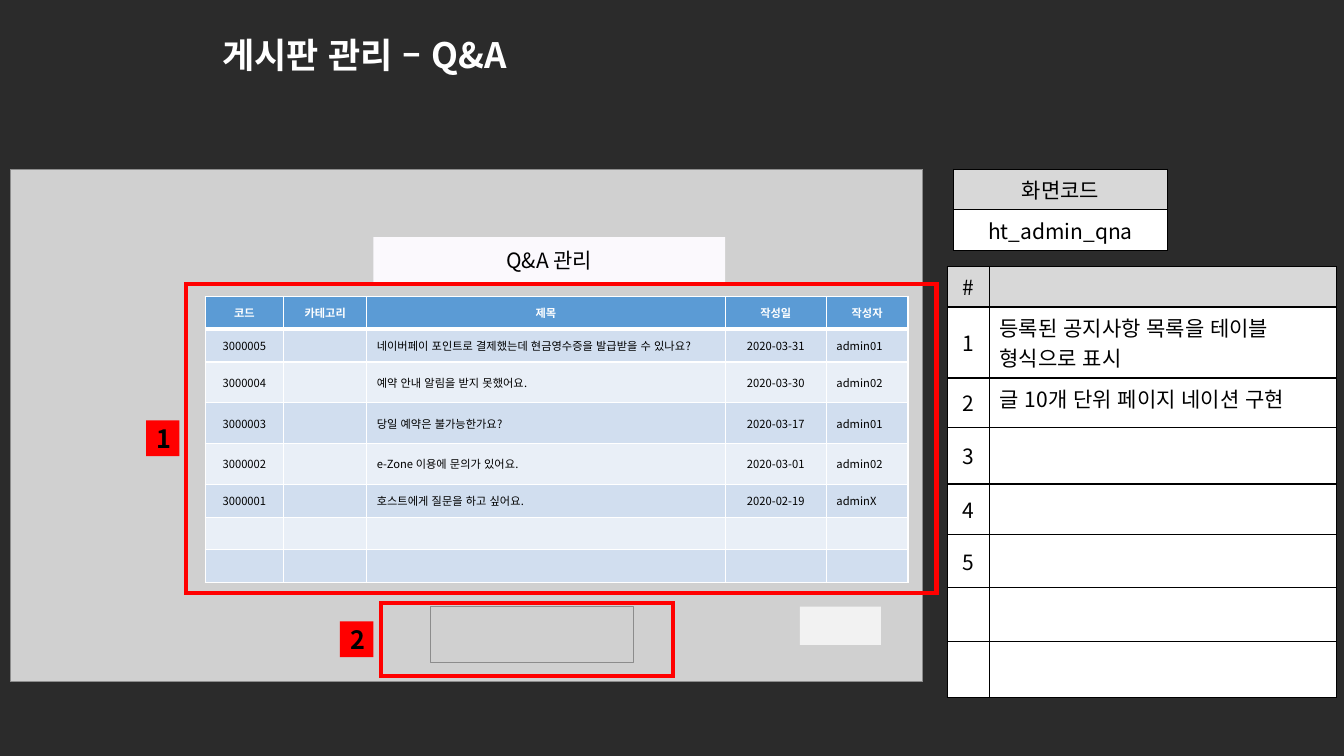
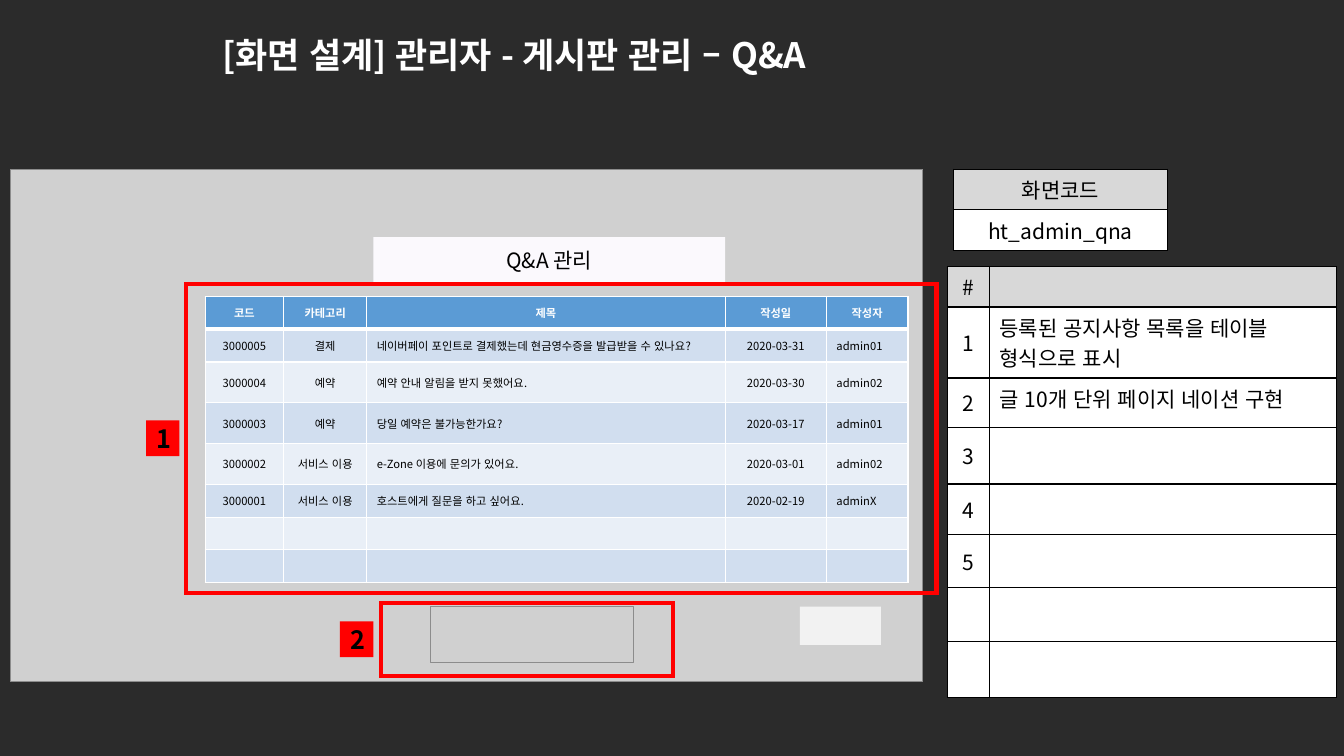
Before and after one commit to ezenteam2/e-Zone, a slide deck: slide 19 of 0 발표용 파워포인트/project05 - 파워포인트 종합 - 현태.pptx. Drawn at 1344x756 pixels with LibreOffice and Linux fonts; fonts in the diff are those of the drawing; grey boxes stand for pictures; background and template pictures are left out; a plain dark background stands for a picture behind light text. Boxes give left, top, right and bottom in pixels: in the first picture for what was removed or moved away, otherwise in the second. Text is boxed around its words. In the diff, an @@ line names an element or a change of style, - is before the commit and + after.

```diff
--- a/0 발표용 파워포인트/project05 - 파워포인트 종합 - 현태.pptx
+++ b/0 발표용 파워포인트/project05 - 파워포인트 종합 - 현태.pptx
@@ title at (222, 38, 806, 75): text changed @@
-게시판 관리 – Q&A
+[화면 설계] 관리자 - 게시판 관리 – Q&A
@@ table at (206, 296, 908, 583) @@
-row 2, column 2: 
+row 2, column 2: 결제
-row 3, column 2: 
+row 3, column 2: 예약
-row 4, column 2: 
+row 4, column 2: 예약
-row 5, column 2: 
+row 5, column 2: 서비스 이용
-row 6, column 2: 
+row 6, column 2: 서비스 이용
```
Also in this commit, not shown: 19 other slides changed, 1 other file.
